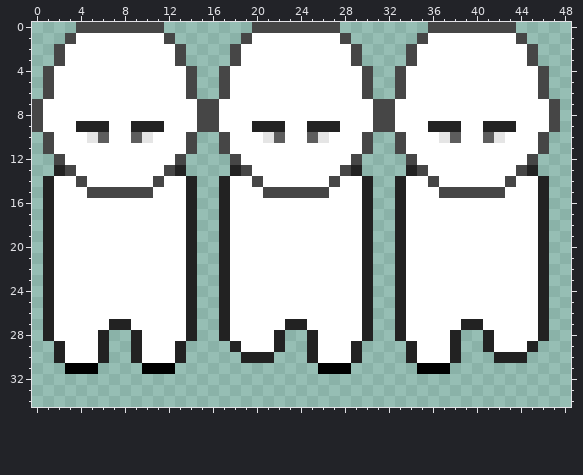
Two states of a sprite sheet, assets/Characters/player_body.png. Above is the file before it was changed.
The file is 160x320 pixels. Colours within 5 levels of each other are drawn and written as one. Shown: x 0..48, y 0..34.
And afterwards:
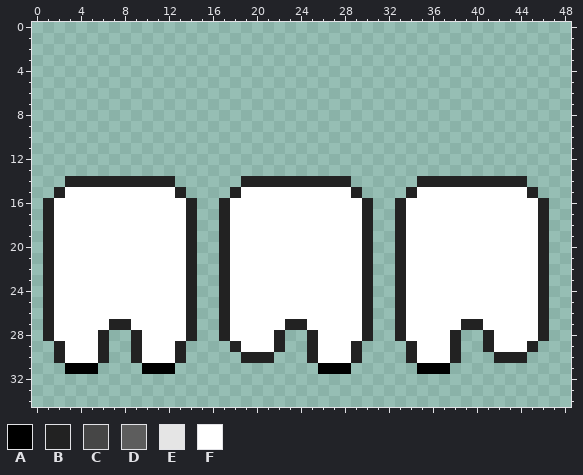
Palette (. is transparent): A #000000  B #222222  C #464646  D #5d5d5d  E #e5e5e5  F #ffffff
Diff:
Changed rows in their new state; - is an unchanged pixel.
first column x 0:
 0 ----........--------........--------........----
 1 ---..........------..........------..........---
 2 --............----............----............--
 3 --............----............----............--
 4 -..............--..............--..............-
 5 -..............--..............--..............-
 6 -..............--..............--..............-
 7 ................................................
 8 ................................................
 9 ................................................
10 -..............--..............--..............-
11 -..............--..............--..............-
12 --............----............----............--
13 --............----............----............--
14 -..BBBBBBBBBB..--..BBBBBBBBBB..--..BBBBBBBBBB..-
15 -.B--FFFFFF--B.--.B--FFFFFF--B.--.B--FFFFFF--B.-
